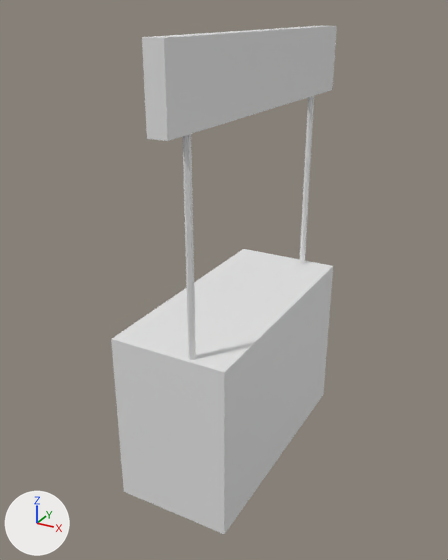
The FBX model Assets/Modelos/utensilios/bancada de amostra gratis.fbx: old version first, new version second.
Camera for both pictures: a camera (50 mm lens) standing at (8.05, -15.83, 11.17) and looking at (-0.45, -0.38, 3.44). Every picture has the same lights, and +X, +Y and +Z are marked at lower left. The picture after the commit comes second.
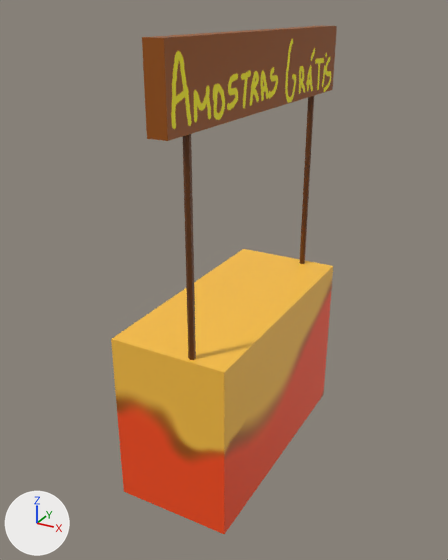
Where the change shows, as pixel boxes [x1, y1, x2, y2] in the pictures (448 x 560 px):
'Cube', surface changed (darker)
    both: [111, 26, 337, 534]
part 1 of me_cube, surface changed (darker)
    both: [111, 96, 333, 534]

Patch to the scene script:
```diff
--- a/Assets/Modelos/utensilios/bancada de amostra gratis.fbx.py
+++ b/Assets/Modelos/utensilios/bancada de amostra gratis.fbx.py
@@ img_mesa_de_amostra_gratis_png @@
+img_mesa_de_amostra_gratis_png = load_image('mesa de amostra gratis.png', '../../texturas/utensilios/mesa amostra/mesa de amostra gratis.png', 1024, 1024, 'sRGB')
@@ mat_material @@
 mat_material = principled_material('Material')
-mat_material.base_color = (0.8, 0.8, 0.8)  # white #e7e7e7
+mat_material.texture = img_mesa_de_amostra_gratis_png
@@ me_cube @@
 me_cube.from_pydata(...)  # 48 vertices, 32 faces; spans x -2.02..1.57, y -5.01..5.01, z -2.72..10.63
 # used by ob_cube; location = (0.0, 0.0, 0.0)
+# me_cube part 1: texture (UV) coordinates of 22 of 32 faces, centred in x -2.02..1.57, y -4.03..4.03, z -2.72..5.67, changed; they spanned u 0.0..0.81, v 0.0..0.89 and now span u 0.0..0.96, v 0.09..1.0
 me_cube.materials.append(mat_material)
```
